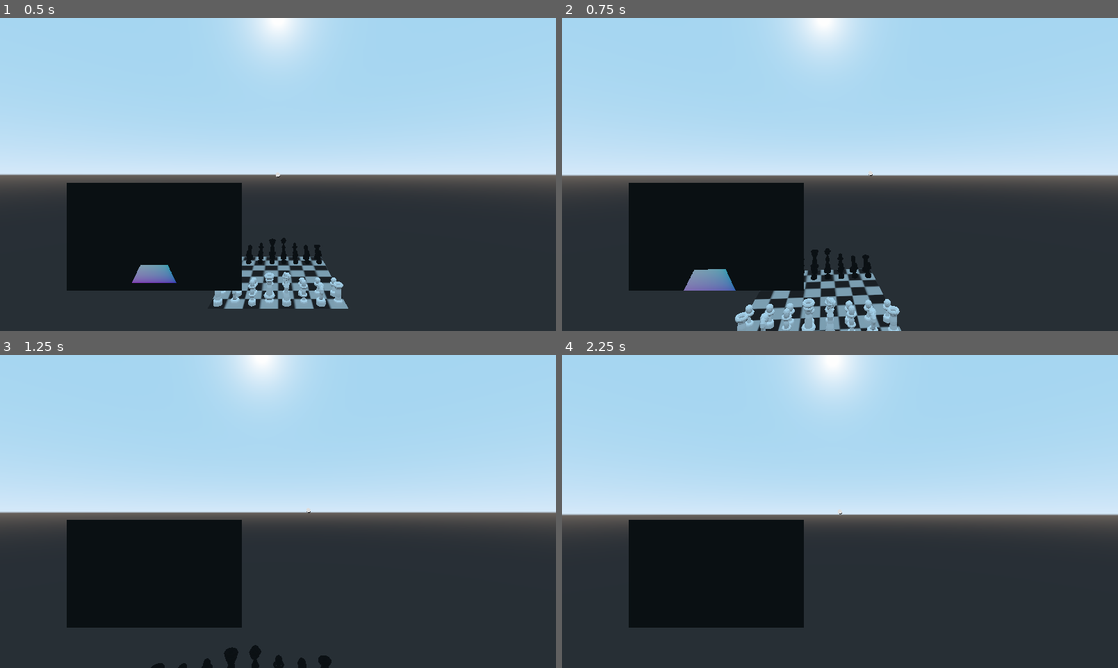
Above: before the commit, frames 1-4 (two rows, left to right).
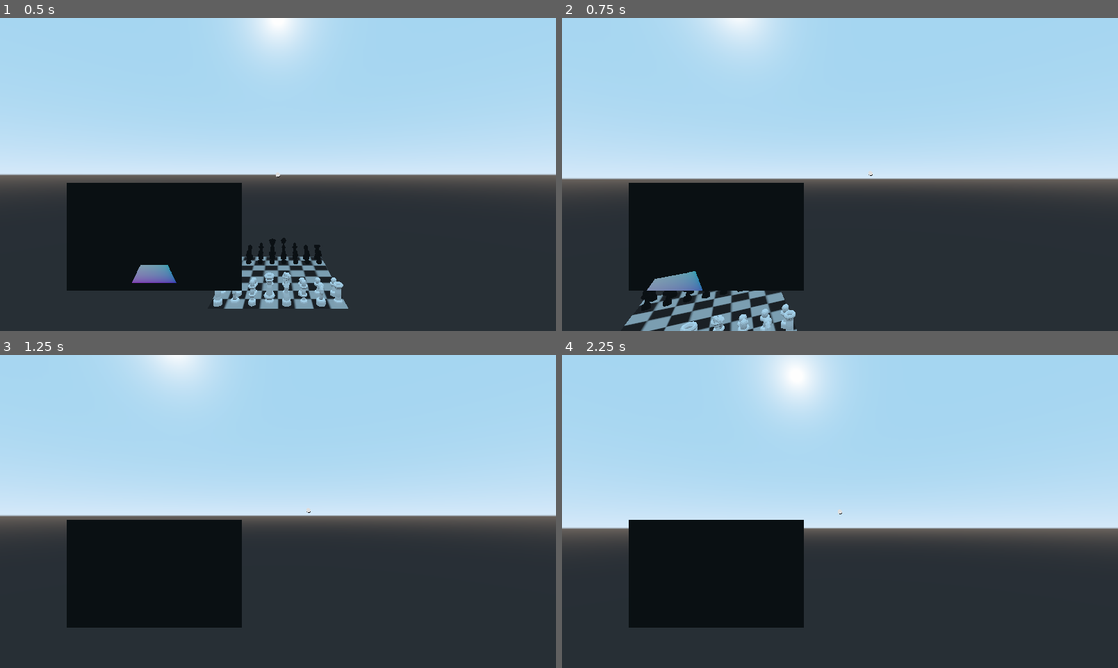
Above: after the commit, the same moments.

Repository: Roboticy3/Mess
Game: Godot game, scene res://Scenes/game.tscn
The game is run twice, just before and just after one commit, with the same random seed, the same clock (stepped at 60 frames per second) and the same inputs. This scene is started directly instead of the project's main scene.
Inputs (mouse positions are in pixels of both pictures, inside the frame that each line leads up to):
- Up to frame 1 (0.5 s): no input
- Up to frame 2 (0.75 s): tap Enter at 0.5 s; move the mouse to (867, 174) at 0.52 s; hold W (mv_forward) from 0.53 s (still down); click (867, 174) at 0.6 s
- Up to frame 3 (1.25 s): keep holding W (mv_forward)
- Up to frame 4 (2.25 s): keep holding W (mv_forward); move the mouse to (812, 511) at 1.27 s; right-click (812, 511) at 1.35 s; tap Space (mv_up) at 2 s; move the mouse to (851, 505) at 2.02 s; tap Ctrl (ctrl) at 2.1 s

Frame 1 is identical in both runs. In frame 2, 9.7% of the frame differs, in the area x 0-100%, y 0-100%; in frame 3, 4.4%; in frame 4, 7.5%.

Commit message:
Fixed some more Player and Loading bugs

Diff:
--- a/Objects/Board/Board.gd
+++ b/Objects/Board/Board.gd
@@ -434,6 +434,7 @@
 # bit 0 - append, set to 1 to append the state generated in this method to states
 # bit 1 - turn, set to 1 to pass to the next turn
 # bit 2 - clear, set to 1 to clear the marks dictionary after the end of the method
+# bit 3 - reread, set to 1 to reread the moved piece's instruction file
 func execute_turn(var v:Vector2, var changes:Array = [], var _marks := {},
 	var mode := 7) -> BoardState:
 
@@ -477,8 +478,12 @@
 
 	#add the base move to the front of p's behaviors
 	p.behaviors = [[-1, 2, get_selected(), v]]
-	var funcs:Dictionary = {"m":"m_phase","t":"t_phase","c":"c_phase","r":"r_phase"}
-	var r := Reader.new(p.type, funcs, p.type.path, 3, self, true)
+	#if reread is set to true, read out the piece instruction file to reload it's PieceType
+	if bool((mode >> 3) % 2):
+		var funcs:Dictionary = {"m":"m_phase","t":"t_phase","c":"c_phase","r":"r_phase"}
+		var r := Reader.new(p.type, funcs, p.type.path, 3, self, true)
+		r.read()
+	#fill the piece's behaviors from its stored instructions
 	p.fill_behaviors()
 
 	#print(p.behaviors)
@@ -507,8 +512,8 @@
 	#if any results came back, the game is ending this turn
 	#check the results to see who wins and looses and emit the signal to end the game
 	#only do this if state is being appended as the current state
-#	elif !results.empty():
-#		lock = get_team()
+	elif !results.empty() && synchronize:
+		lock = get_team()
 
 	#print(state)
 	#print(self)
@@ -648,9 +653,13 @@
 
 #build all possible BoardStates for this turn
 #send these states to the array of possible states in the current turn
-func project_states(var depth := 1) -> Array:
+#depth param can be set for any amount of turns to check, creating a tree of possible states
+#locked param for whether turns are locked during this period
+func project_states(var depth := 1, var locked := false) -> Array:
 
 	if depth <= 0: return []
+
+	if locked: lock = true
 
 	#get all the pieces from the last turn in the current team
 	var pieces:Dictionary = get_pieces(get_team())
@@ -658,6 +667,8 @@
 	#loop through all pieces on the team
 	for v in pieces:
 		project_states_from_piece(v, states[-1].possible, depth)
+
+	if locked: lock = false
 
 	marks.clear()
 	set_selected()
@@ -689,6 +700,7 @@
 		project_states(depth - 1)
 
 		#At this moment, the board is fully in the state of the projected turn
+		if !state.losers.empty(): print(state.losers)
 
 		#revert the turn
 		revert(t)
--- a/Objects/Board/BoardMesh.gd
+++ b/Objects/Board/BoardMesh.gd
@@ -354,8 +354,7 @@
 	var changes := Array()
 
 	var state = board.execute_turn(v, changes)
-	#print(BoardConverter.pieces_to_string(board.get_pieces()))
-	#print(board.evaluate_win_conditions(state))
+	board.project_states()
 
 	#temporary win checker
 	if !state.losers.empty(): end()
@@ -372,8 +371,6 @@
 			TYPE_VECTOR2:
 				destroy_piece(c)
 
-	#board.project_states()
-
 	#clear board marks
 	highlight_squares()
 	marks.clear()
--- a/Objects/Board/Team.gd
+++ b/Objects/Board/Team.gd
@@ -74,7 +74,6 @@
 
 	#loop through every piece
 	var pieces = board.get_pieces()
-	if key.match("key"): print(BoardConverter.pieces_to_string(pieces))
 	for v in pieces:
 
 		if pieces[v].get_team() != i: continue
@@ -82,8 +81,6 @@
 		#if the key is found in a piece's table, add its value to the total value
 		var t:Dictionary = pieces[v].table
 		if t.has(key):
-
-			if key.match("key"): print(pieces[v], t[key])
 
 			#key is now in a piece
 			in_pieces = true
--- a/Objects/Loading/Accessor.gd
+++ b/Objects/Loading/Accessor.gd
@@ -1,11 +1,20 @@
 extends Node
 
 var debug = [null,null]
+var board = null
+
+var enabled = false
 
 #init is called when Accessor is first loaded on game startup, ready is called whenever the SceneTree is reloaded
 #both of these situations should lead to an attempted reload of the debuggers
 func _init():
+	#skip if Accessor is disabled
+	if !enabled: return
+
 	debug[0] = get_node_or_null("/root/Spatial/Debug/GraphVectorize")
 	debug[1] = get_node_or_null("/root/Spatial/Debug/GraphMarkStep")
+	var bm = get_node_or_null("/root/Spatial/Board")
+	if bm: board = bm.board
 func _ready():
+	enabled = true
 	_init()
--- a/Objects/Player/Player.gd
+++ b/Objects/Player/Player.gd
@@ -182,7 +182,7 @@
 func look(delta):
 	#multiply rotation motions by delta and sens
 	var axes = transform.basis
-	var rots = target_motion["r"] * delta * -sens
+	var rots = target_motion["r"] * delta * -sens / 100
 
 	#use true y axis for horizontal rotation to make rotation more intuitive
 	transform = rotate(Vector3.UP, rots.x)
@@ -201,7 +201,7 @@
 	target_motion["r"] = Vector2.ZERO
 
 	#rotate the board by its target rotations
-	rots = momentum["b"] * delta * sens / 100
+	rots = momentum["b"] * delta * sens / 5000
 	board_mesh.global_rotate(Vector3.UP, rots.x)
 	board_mesh.global_rotate(transform.basis.x, rots.y)
 
--- a/Scenes/game.tscn
+++ b/Scenes/game.tscn
@@ -38,6 +38,7 @@
 transform = Transform( 1, 0, 0, 0, 1, 0, 0, 0, 1, 0, 1.9031, 4.16525 )
 collision_layer = 2
 script = ExtResource( 5 )
+sens = 60.0
 
 [node name="CollisionShape" type="CollisionShape" parent="Player"]
 transform = Transform( 0.5, 0, 0, 0, 0.5, 0, 0, 0, 0.5, 0, 0, 0 )
--- a/Scenes/main_menu.tscn
+++ b/Scenes/main_menu.tscn
@@ -1,8 +1,7 @@
-[gd_scene load_steps=14 format=2]
+[gd_scene load_steps=13 format=2]
 
 [ext_resource path="res://UI/Fonts/Title.tres" type="DynamicFont" id=1]
 [ext_resource path="res://UI/Themes/MenuTheme.tres" type="Theme" id=2]
-[ext_resource path="res://Materials/TexCanvas.tres" type="Material" id=3]
 [ext_resource path="res://Objects/UI/SwitchMenu.gd" type="Script" id=4]
 [ext_resource path="res://Objects/UI/SelectBoard.gd" type="Script" id=5]
 [ext_resource path="res://Objects/UI/PropertyCopier.gd" type="Script" id=6]
@@ -37,15 +36,11 @@
 invert_on_unhidden = false
 
 [node name="Background" type="ColorRect" parent="."]
-material = ExtResource( 3 )
 anchor_right = 1.0
 anchor_bottom = 1.0
 grow_horizontal = 2
 grow_vertical = 2
 color = Color( 0.133333, 0.152941, 0.207843, 1 )
-__meta__ = {
-"_edit_use_anchors_": false
-}
 
 [node name="Title Screen" type="Control" parent="."]
 anchor_left = 0.5
Not shown, changed: Notes/log and plan.txt
